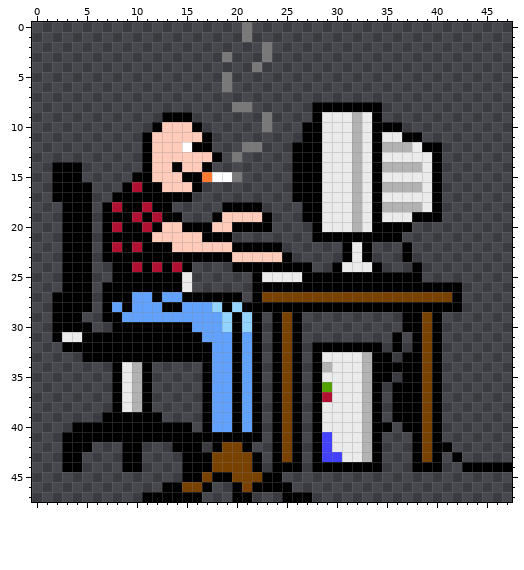
A pixel-art file gets an edit: aseprite/computerman48-v2.aseprite. Above, as it was before the edit.
48x48 pixels, 1 frame.
New version:
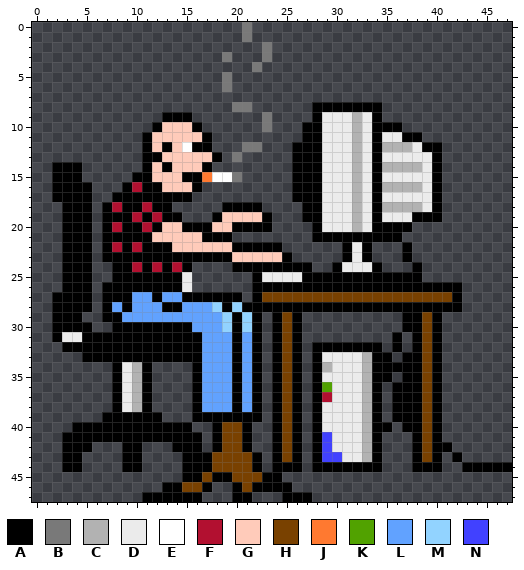
Palette (. is transparent): A #000000  B #797979  C #b2b2b2  D #ebebeb  E #ffffff  F #b21030  G #ffcbba  H #794100  J #ff7930  K #51a200  L #61a2ff  M #92d3ff  N #4141ff
The edit:
There is now colour A in rows 34 to 39 at x 16.
The edit turns colour G into colour A in row 12 at x 13; in row 13 at x 12; in row 14 at x 13.
The edit turns colour L into colour A in row 39 at x 18 to 19 and 21; in row 40 at x 18 and 21.
The edit turns colour A into colour G in row 14 at x 14.
The edit turns colour A into colour H in row 40 at x 20; in row 41 at x 19 to 20.
The edit turns colour L into colour H in row 40 at x 19.
The edit turns colour A into colour L in rows 32 to 38 at x 17.
The author cleared colour A in rows 40 to 41 at x 17 and 22.
Pixel boxes of the changes (left, top, right, bottom) in both pictures:
changed: (152, 142, 182, 172)
changed: (192, 342, 262, 442)
